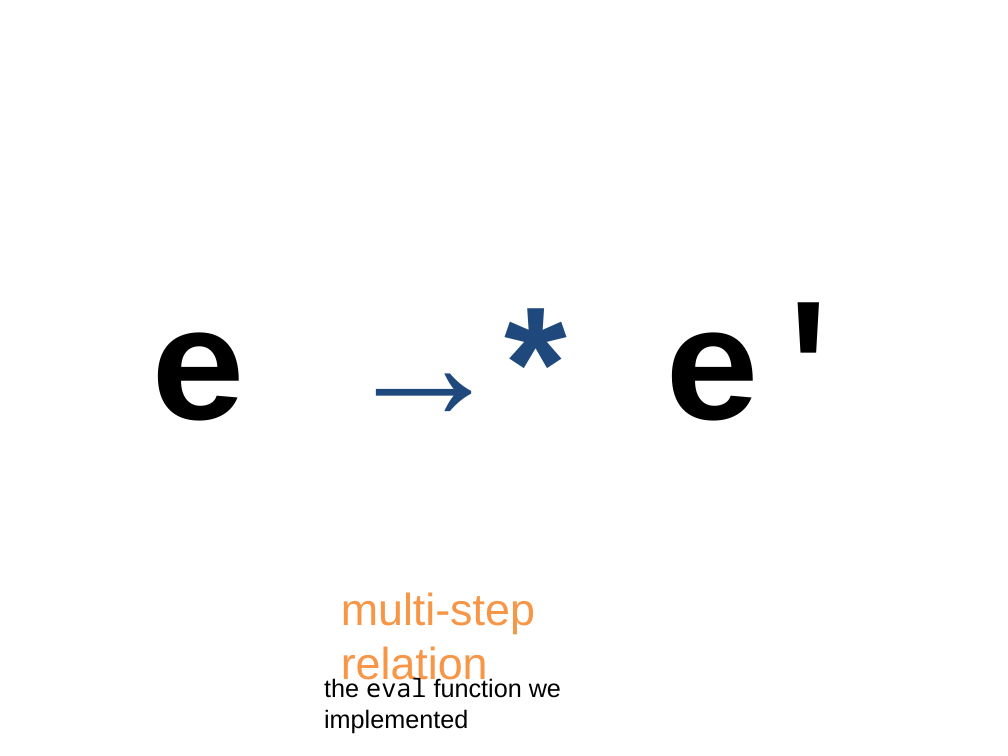
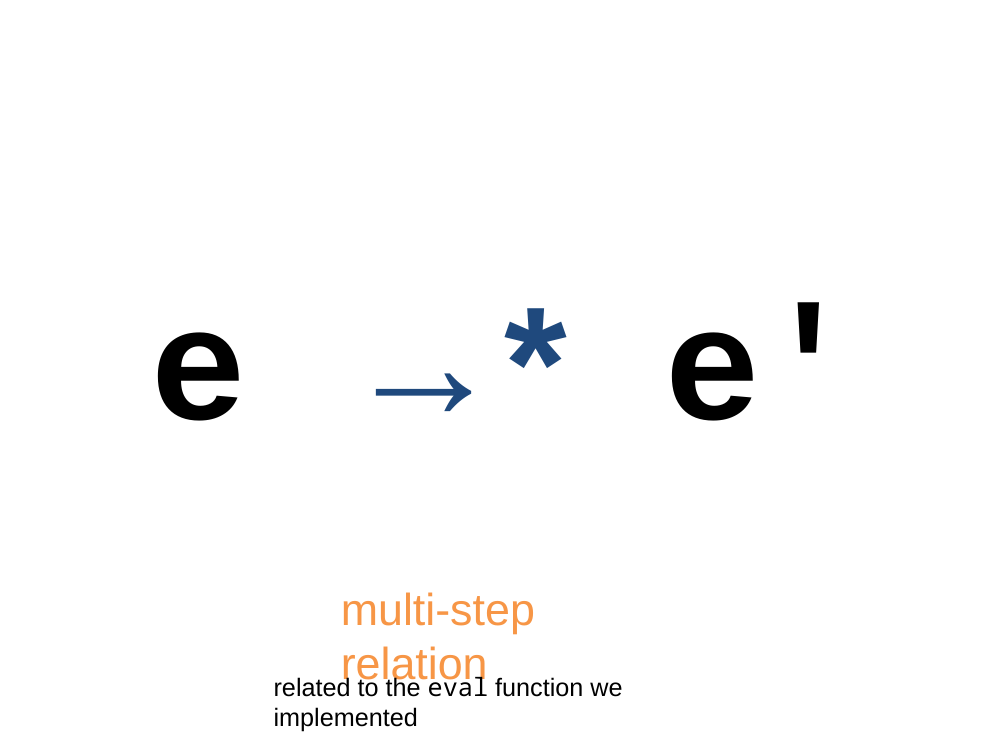
Before and after one commit to cs3110/materials-2019fa, a slide deck: slide 10 of 17-subst-model/lec.pptx. Drawn at 1008x756 pixels with LibreOffice and Linux fonts; fonts in the diff are those of the drawing. Boxes give left, top, right and bottom in pixels: in the first picture for what was removed or moved away, otherwise in the second. Text is boxed around its words. In the diff, an @@ line names an element or a change of style, - is before the commit and + after.

Commit message:
Clarify -->* vs `eval`

```diff
--- a/17-subst-model/lec.pptx
+++ b/17-subst-model/lec.pptx
@@ text at [274, 672, 622, 732]: text changed @@
-the eval function we implemented
+related to the eval function we implemented
```
Also in this commit, not shown: 1 other file.
